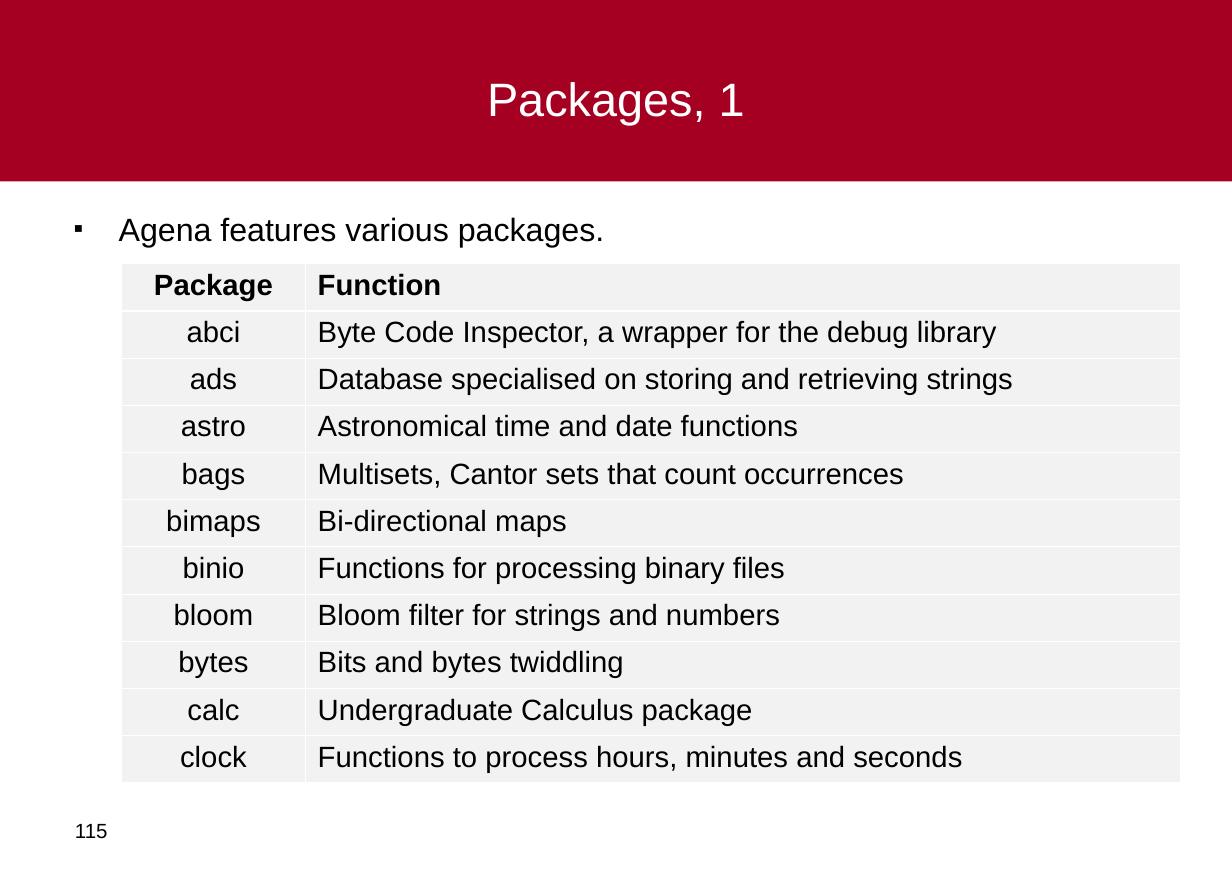
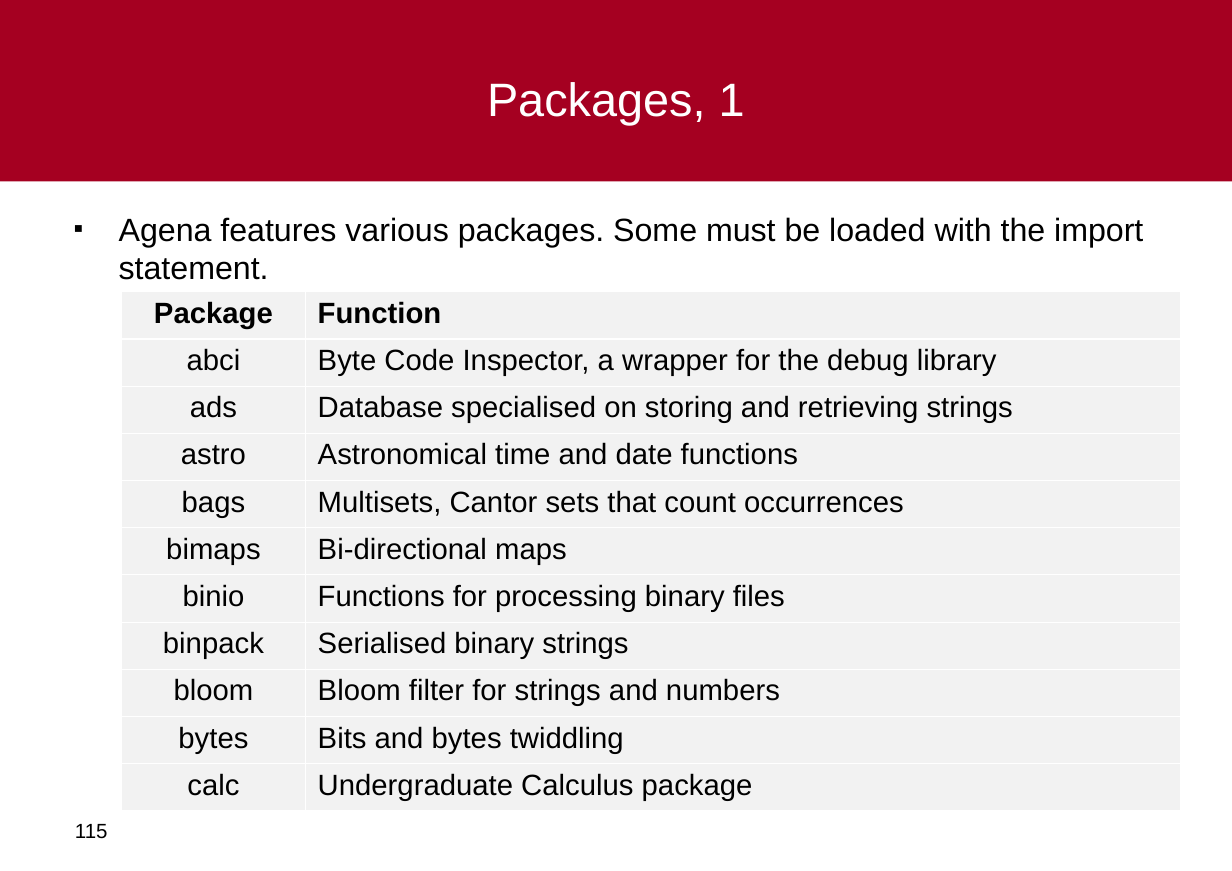
Before and after one commit to al-agena/Agena, a slide deck: slide 115 of doc/agena-crashcourse.ppt. Drawn at 1232x871 pixels with LibreOffice and Linux fonts; fonts in the diff are those of the drawing; background and template pictures are left out. Boxes give left, top, right and bottom in pixels: in the first picture for what was removed or moved away, otherwise in the second. Text is boxed around its words. In the diff, an @@ line names an element or a change of style, - is before the commit and + after.

```diff
--- a/doc/agena-crashcourse.ppt
+++ b/doc/agena-crashcourse.ppt
@@ text at [119, 217, 1143, 280]: text changed @@
-▪ Agena features various packages.
+▪ Agena features various packages. Some must be loaded with the import statement.
@@ table at [121, 292, 1180, 809] @@
+row 8: binpack | Serialised binary strings
-row 11: clock | Functions to process hours, minutes and seconds
@@ table: place and size @@
-table at [121, 263, 1180, 781]
+table at [121, 292, 1180, 809]
```
Also in this commit, not shown: 10 other slides changed, 4 other files.
